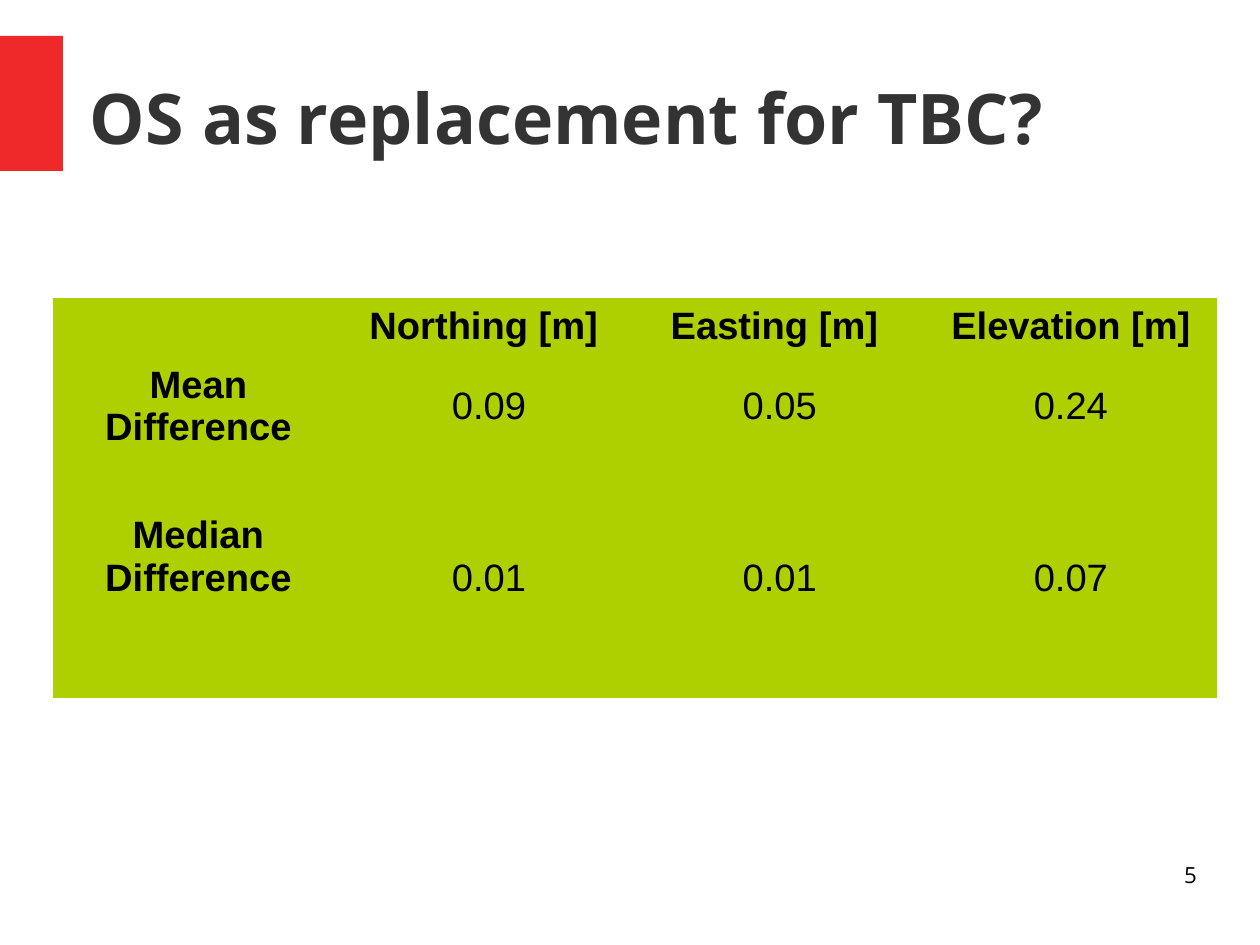
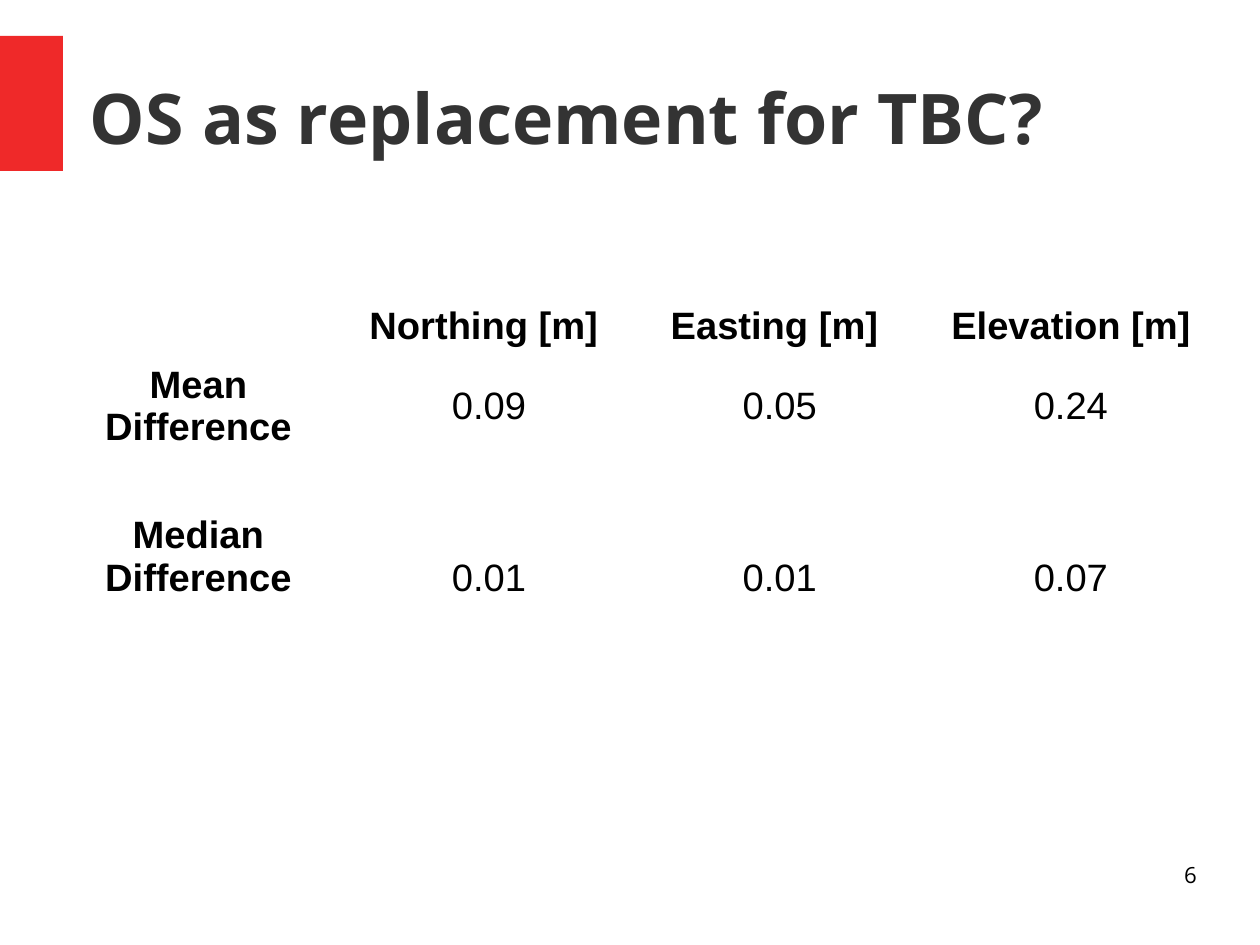
Before and after one commit to Standard24/SnowAirIceSea, a slide deck: slide 6 of presentation/Presentation_Processing.odp (slide 5 before the commit). Drawn at 1260x945 pixels with LibreOffice and Linux fonts; fonts in the diff are those of the drawing. Boxes give left, top, right and bottom in pixels: in the first picture for what was removed or moved away, otherwise in the second. Text is boxed around its words. In the diff, an @@ line names an element or a change of style, - is before the commit and + after.

```diff
--- a/presentation/Presentation_Processing.odp
+++ b/presentation/Presentation_Processing.odp
@@ table at (x1=53, y1=297, x2=1215, y2=672) @@
@@ fill #AECF00 to #FFFFFF in 12 cells @@
@@ borders changed @@
@@ page number at (x1=1184, y1=867, x2=1197, y2=884): text changed @@
-5
+6
```
Also in this commit, not shown: 2 other slides changed, 1 slide added, 2 other files.
